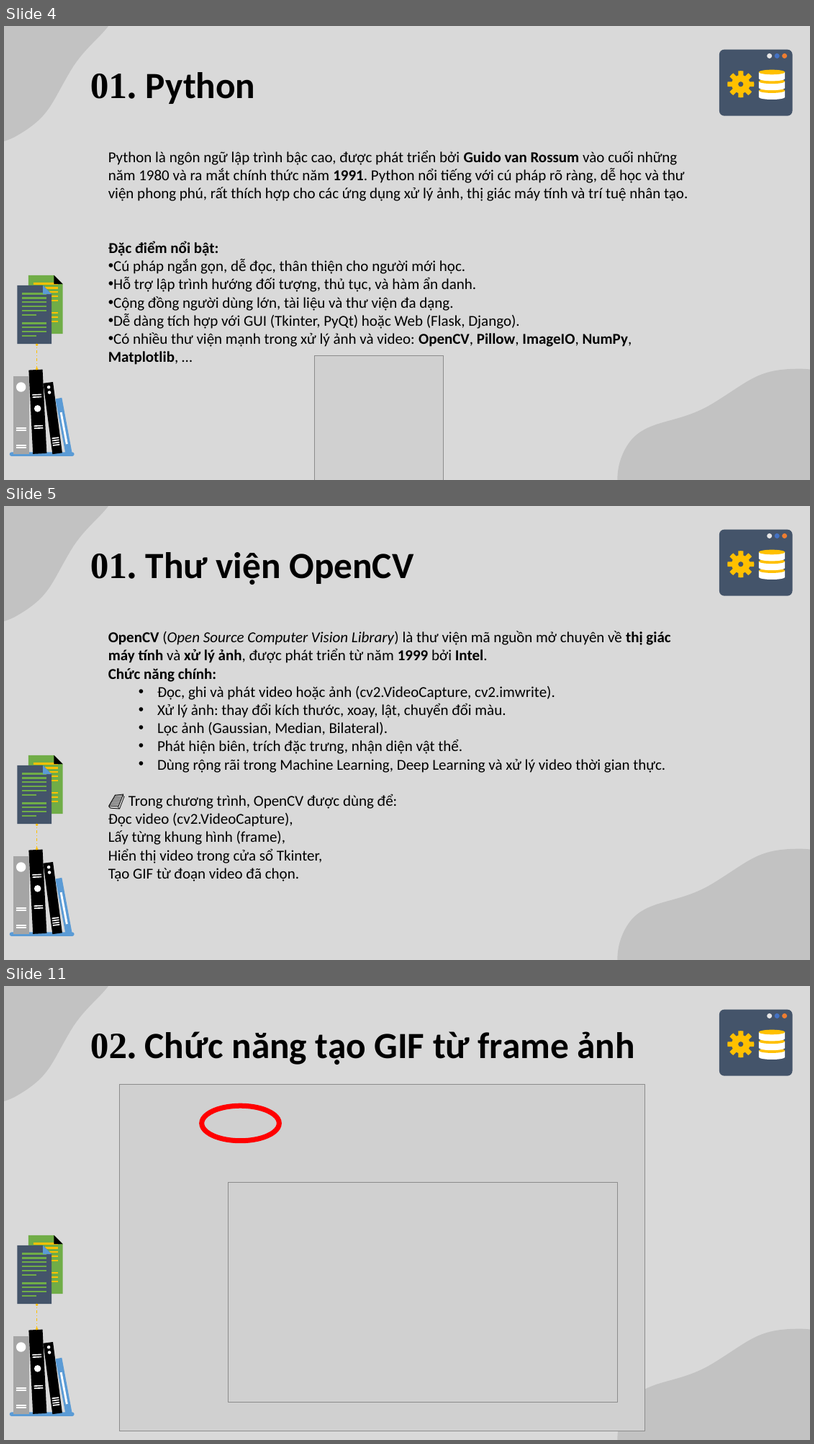
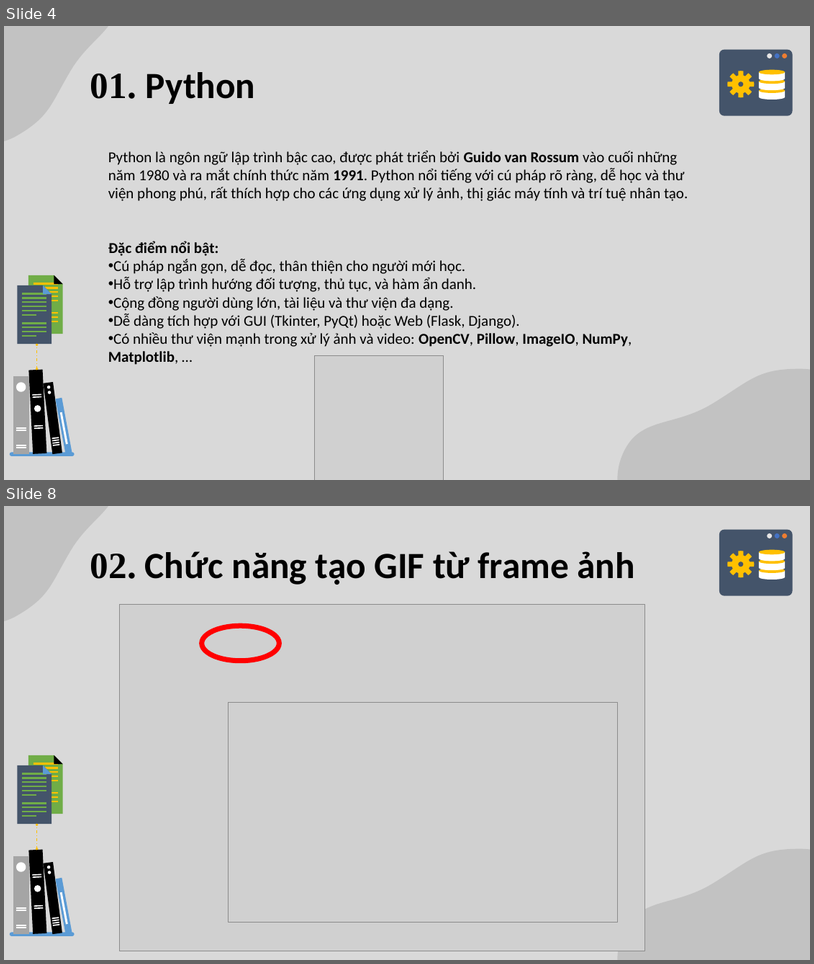
Before and after one commit to Duckkeip/xulyanh2, a slide deck: BaocaotieuluanPP.pptx. Shown one above the other, each under a label of ours: slides 4, 5 and 11 before the commit, slides 4 and 8 after it; the slides between them are not shown. The pictures are 814x1444 and 814x964 pixels, drawn with LibreOffice and Linux fonts; fonts in the diff are those of the drawing; grey boxes stand for pictures. Boxes give left, top, right and bottom in pixels: in the first picture for what was removed or moved away, otherwise in the second. Text is boxed around its words. In the diff, an @@ line names an element or a change of style, - is before the commit and + after.

```diff
--- a/BaocaotieuluanPP.pptx
+++ b/BaocaotieuluanPP.pptx
@@ slide 5 removed at (4,506,810,960), background #D9D9D9; not listed: 62 template elements that a slide beside it also shows @@
@@ text removed at (90,552,414,584) @@
-01. Thư viện OpenCV
@@ text removed at (108,631,671,881) @@
-OpenCV (Open Source Computer Vision Library) là thư viện mã nguồn mở chuyên về thị giác máy tính và xử lý ảnh, được phát triển từ năm 1999 bởi Intel.
-Chức năng chính:
-  • Đọc, ghi và phát video hoặc ảnh (cv2.VideoCapture, cv2.imwrite).
-  • Xử lý ảnh: thay đổi kích thước, xoay, lật, chuyển đổi màu.
-  • Lọc ảnh (Gaussian, Median, Bilateral).
-  • Phát hiện biên, trích đặc trưng, nhận diện vật thể.
-  • Dùng rộng rãi trong Machine Learning, Deep Learning và xử lý video thời gian thực.
-📘 Trong chương trình, OpenCV được dùng để:
-Đọc video (cv2.VideoCapture),
-Lấy từng khung hình (frame),
-Hiển thị video trong cửa sổ Tkinter,
-Tạo GIF từ đoạn video đã chọn.
@@ what was slide 11 is now slide 8 @@
```
Also in this commit, not shown: 1 slide changed, 2 slides added, 4 other slides removed, 2 other files.
